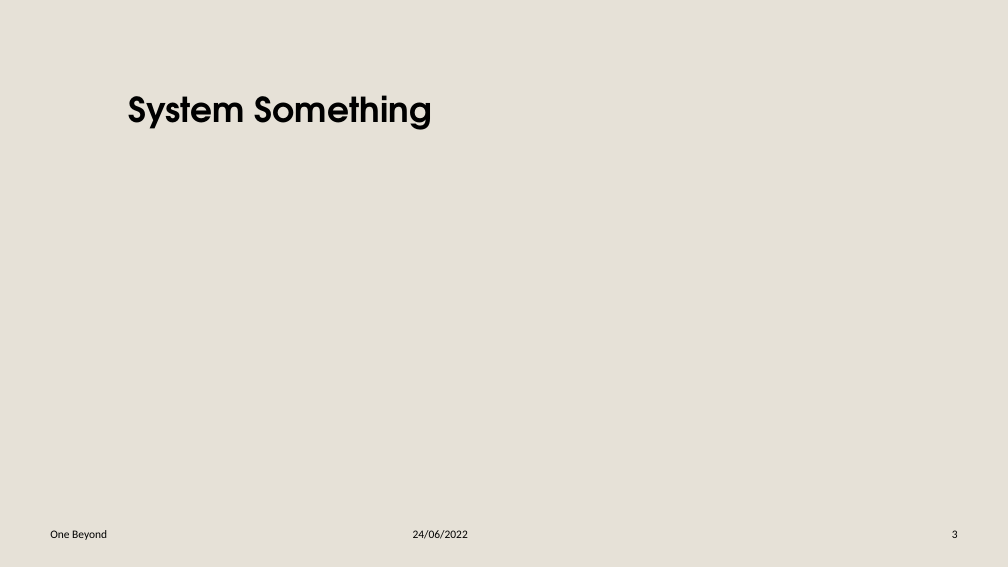
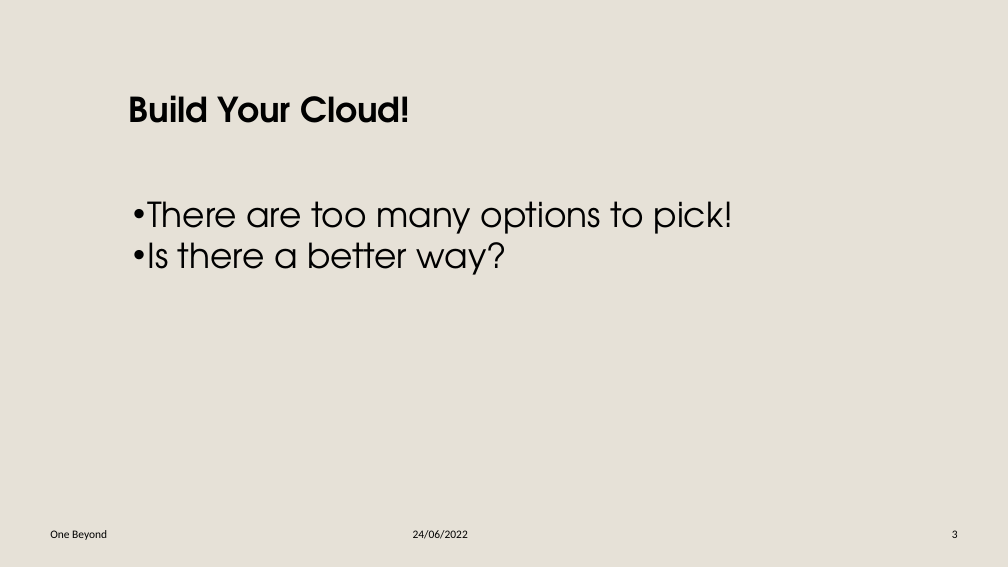
Before and after one commit to adankot/one-beyond-butterfly, a slide deck: slide 2 of TeamButterfly.pptx. Drawn at 1008x567 pixels with LibreOffice and Linux fonts; fonts in the diff are those of the drawing; background and template pictures are left out. Boxes give left, top, right and bottom in pixels: in the first picture for what was removed or moved away, otherwise in the second. Text is boxed around its words. In the diff, an @@ line names an element or a change of style, - is before the commit and + after.

Commit message:
Deck WIP

```diff
--- a/TeamButterfly.pptx
+++ b/TeamButterfly.pptx
@@ text at (129,95,410,123): text changed @@
-System Something
+Build Your Cloud!
@@ text added at (147,201,734,275), 54 pt, text #000000 @@
+• There are too many options to pick!
+• Is there a better way?
```
